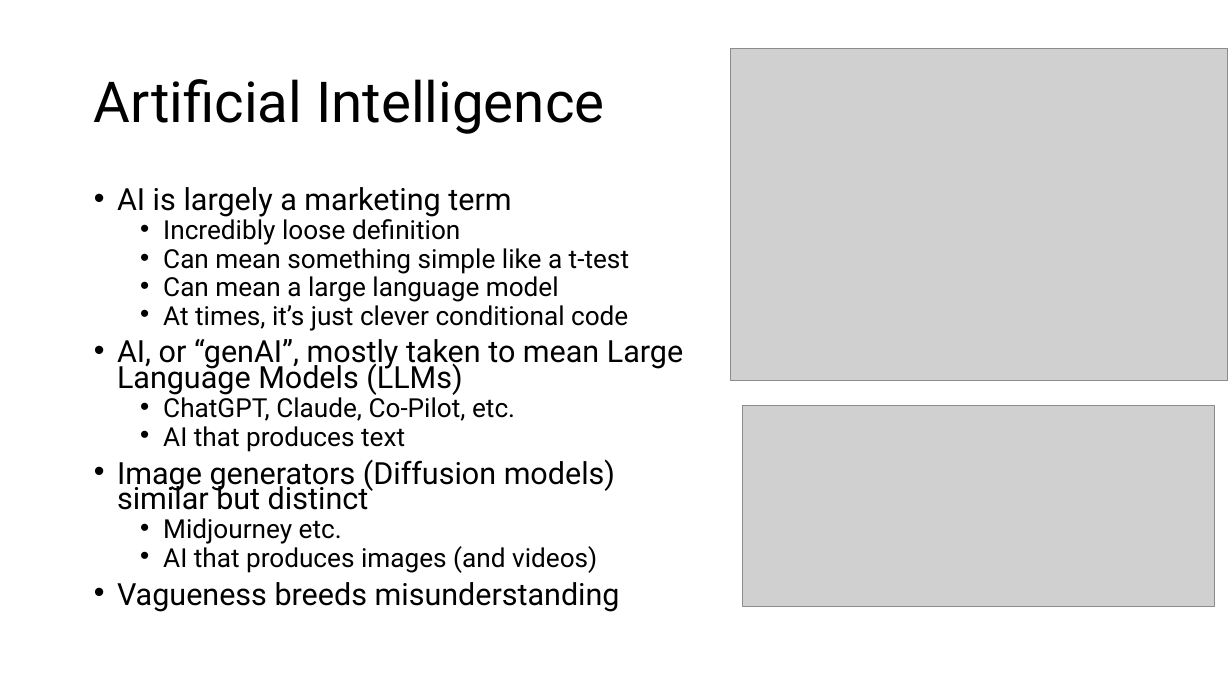
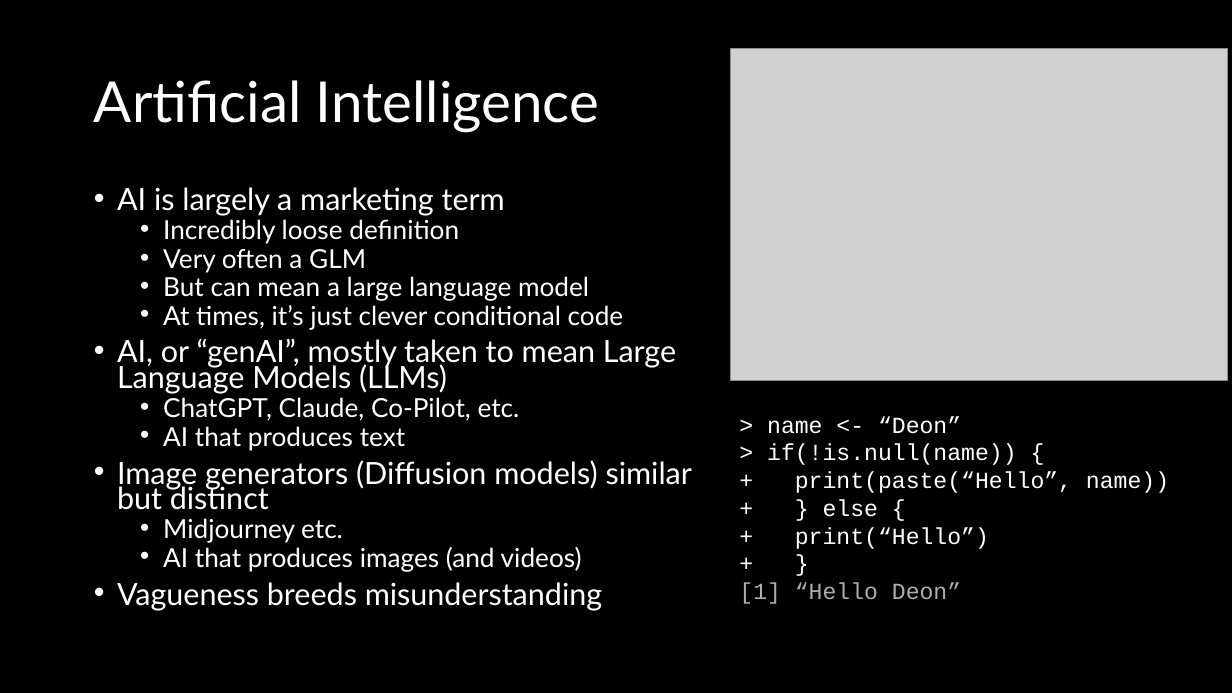
Before and after one commit to DeonRoos/stats-for-biologists, a slide deck: slide 5 of Lectures/BI3010 Lecture XX Large Language Models.pptx (slide 4 before the commit). Drawn at 1232x693 pixels with LibreOffice and Linux fonts; fonts in the diff are those of the drawing; grey boxes stand for pictures. Boxes give left, top, right and bottom in pixels: in the first picture for what was removed or moved away, otherwise in the second. Text is boxed around its words. In the diff, an @@ line names an element or a change of style, - is before the commit and + after.

```diff
--- a/Lectures/BI3010 Lecture XX Large Language Models.pptx
+++ b/Lectures/BI3010 Lecture XX Large Language Models.pptx
@@ background #FFFFFF to #000000 @@
@@ title "Artificial Intelligence" at (94,80,599,132): font Roboto to Lato, text colour #000000 to #FFFFFF @@
@@ text at (117,187,692,611): font Roboto to Lato, text colour #000000 to #FFFFFF in "AI is largely a marketing term", "Incredibly loose definition", "At times, it’s just clever conditional code", "AI, or “genAI”, mostly taken to mean ..." and 6 more places @@
@@ text at (163,249,589,301): text changed; font Roboto to Lato; text colour #000000 to #FFFFFF @@
-  • Can mean something simple like a t-test
-  • Can mean a large language model
+  • Very often a GLM
+  • But can mean a large language model
@@ text added at (739,416,1169,604), 18 pt, text #FFFFFF @@
+> name <- “Deon”
+> if(!is.null(name)) {
++ print(paste(“Hello”, name))
++ } else {
++ print(“Hello”)
++ }
+[1] “Hello Deon”
@@ picture removed at (743,406,1215,607) @@
```
Also in this commit, not shown: 32 other slides changed, 13 slides added, 3 slides removed, 23 other files.
